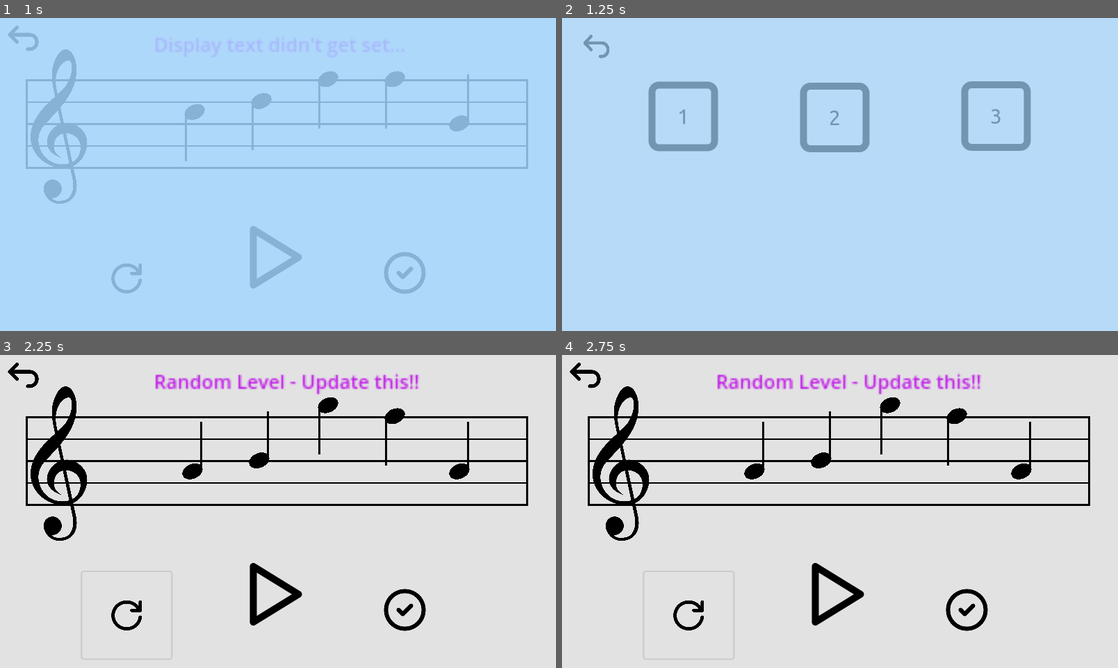
Above: before the commit, frames 1-4 (two rows, left to right).
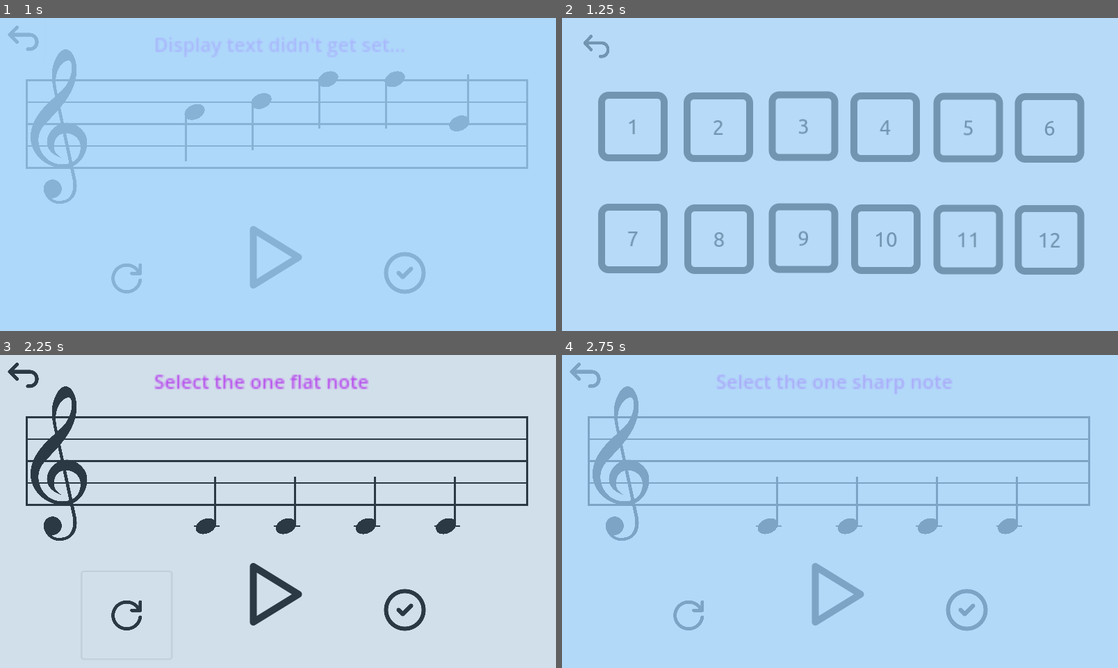
Above: after the commit, the same moments.

Repository: Sniggiho/COMP225-Reluna
Game: Godot game, scene res://Scenes/firstScene.tscn
Two runs of this game, one before a commit and one after it. Both use one fixed random seed, a clock stepped at 60 frames per second and the inputs below.
Inputs (mouse positions are in pixels of both pictures, inside the frame that each line leads up to):
- Up to frame 1 (1 s): click (22, 36) at 0.5 s
- Up to frame 2 (1.25 s): no input
- Up to frame 3 (2.25 s): click "1" at 1.25 s; click (127, 614) at 2.02 s
- Up to frame 4 (2.75 s): no input

Frame 1 is identical in both runs. In frame 2, 15% of the frame differs, in the area x 6-94%, y 20-82%; in frame 3, 8.6%; in frame 4, 100%, in the area x 0-100%, y 0-100%.

Commit message:
more tuts! and reset cycles through them

Diff:
--- a/Project/GLevelData.gd
+++ b/Project/GLevelData.gd
@@ -21,6 +21,7 @@
 # tutorial settings
 var notes : Array
 var detunedAmountsList : Array
+var currentTut : int
 
 # Debugger function printing all internal variables
 func printValues():
--- a/Project/Scenes/LevelManager/LevelManager.gd
+++ b/Project/Scenes/LevelManager/LevelManager.gd
@@ -136,14 +136,32 @@
 
 ## Call to keep a level manager around and generate new list of detuned notes, tune creator, etc.
 func _reset() -> void:
+	if GLevelData.tutorial: # if it's a tutorial, go to the next one
+		# TODO: this really shouldn't be in the reset button
+		var nextTutNum = GLevelData.currentTut + 1
+		var nextTut = GTutorialMenu.tutMenu[nextTutNum]
+
+		GLevelData.tutorial = true
+		GLevelData.bySharps = nextTut.bySharps
+		GLevelData.notes = nextTut.notes
+		GLevelData.detunedAmountsList = nextTut.detunedAmountsList
+		GLevelData.bpm = nextTut.bpm
+		GLevelData.numAccidentals = nextTut.numAccidentals
+		GLevelData.numNotes = len(nextTut.notes)
+		GLevelData.displayText = nextTut.displayText
+
+		GLevelData.currentTut = GLevelData.currentTut + 1
+
+		SceneTransition.change_scene("res://Scenes/firstScene.tscn")
+	else:
 	# TODO: update this to use GLevelData
-	GLevelData.displayText = "Random Level - Update this!!"
-	self.get_parent().find_child("DisplayText").refresh()
+		GLevelData.displayText = "Random Level - Update this!!"
+		self.get_parent().find_child("DisplayText").refresh()
 
-	path.get_child(0).progress_ratio = 0
-	deleteTuneCreator()
-	createListOfDetunedNotes(numNotes)
-	createTuneCreator(false)
+		path.get_child(0).progress_ratio = 0
+		deleteTuneCreator()
+		createListOfDetunedNotes(numNotes)
+		createTuneCreator(false)
 
 # Called when the node enters the scene tree for the first time.
 func _ready():
--- a/Project/Scenes/TutorialButton/tutorialButton.gd
+++ b/Project/Scenes/TutorialButton/tutorialButton.gd
@@ -14,8 +14,9 @@
 	GLevelData.bpm = tut.bpm
 	GLevelData.numAccidentals = tut.numAccidentals
 	GLevelData.numNotes = len(tut.notes)
+	GLevelData.displayText = tut.displayText
 
-	GLevelData.displayText = tut.displayText
+	GLevelData.currentTut = int(tutorialNum)
 
 	SceneTransition.change_scene("res://Scenes/firstScene.tscn")
 
--- a/Project/Scenes/tutorialScreen.tscn
+++ b/Project/Scenes/tutorialScreen.tscn
@@ -8,28 +8,100 @@
 script = ExtResource("1_yx5rl")
 
 [node name="level1" parent="." instance=ExtResource("1_ph1mo")]
-offset_left = 202.0
-offset_top = 115.0
-offset_right = 496.0
-offset_bottom = 451.0
+offset_left = 57.0
+offset_top = 144.0
+offset_right = 351.0
+offset_bottom = 480.0
 text = "1"
 tutorialNum = "1"
 
 [node name="level2" parent="." instance=ExtResource("1_ph1mo")]
-offset_left = 638.0
-offset_top = 118.0
-offset_right = 932.0
-offset_bottom = 454.0
+offset_left = 303.0
+offset_top = 146.0
+offset_right = 597.0
+offset_bottom = 482.0
 text = "2"
 tutorialNum = "2"
 
 [node name="level3" parent="." instance=ExtResource("1_ph1mo")]
-offset_left = 1102.0
-offset_top = 114.0
-offset_right = 1396.0
-offset_bottom = 450.0
+offset_left = 548.0
+offset_top = 143.0
+offset_right = 842.0
+offset_bottom = 479.0
 text = "3"
 tutorialNum = "3"
+
+[node name="level4" parent="." instance=ExtResource("1_ph1mo")]
+offset_left = 783.0
+offset_top = 146.0
+offset_right = 1077.0
+offset_bottom = 482.0
+text = "4"
+tutorialNum = "4"
+
+[node name="level5" parent="." instance=ExtResource("1_ph1mo")]
+offset_left = 1022.0
+offset_top = 147.0
+offset_right = 1316.0
+offset_bottom = 483.0
+text = "5"
+tutorialNum = "5"
+
+[node name="level6" parent="." instance=ExtResource("1_ph1mo")]
+offset_left = 1256.0
+offset_top = 148.0
+offset_right = 1550.0
+offset_bottom = 484.0
+text = "6"
+tutorialNum = "6"
+
+[node name="level7" parent="." instance=ExtResource("1_ph1mo")]
+offset_left = 57.0
+offset_top = 466.0
+offset_right = 351.0
+offset_bottom = 802.0
+text = "7"
+tutorialNum = "7"
+
+[node name="level8" parent="." instance=ExtResource("1_ph1mo")]
+offset_left = 305.0
+offset_top = 468.0
+offset_right = 599.0
+offset_bottom = 804.0
+text = "8"
+tutorialNum = "8"
+
+[node name="level9" parent="." instance=ExtResource("1_ph1mo")]
+offset_left = 548.0
+offset_top = 465.0
+offset_right = 842.0
+offset_bottom = 801.0
+text = "9"
+tutorialNum = "9"
+
+[node name="level10" parent="." instance=ExtResource("1_ph1mo")]
+offset_left = 785.0
+offset_top = 468.0
+offset_right = 1079.0
+offset_bottom = 804.0
+text = "10"
+tutorialNum = "10"
+
+[node name="level11" parent="." instance=ExtResource("1_ph1mo")]
+offset_left = 1022.0
+offset_top = 469.0
+offset_right = 1316.0
+offset_bottom = 805.0
+text = "11"
+tutorialNum = "11"
+
+[node name="level12" parent="." instance=ExtResource("1_ph1mo")]
+offset_left = 1256.0
+offset_top = 470.0
+offset_right = 1550.0
+offset_bottom = 806.0
+text = "12"
+tutorialNum = "12"
 
 [node name="backButton" type="Button" parent="."]
 offset_left = 42.0
--- a/Project/Tutorials/GTutorialMenu.gd
+++ b/Project/Tutorials/GTutorialMenu.gd
@@ -10,6 +10,8 @@
 var tut8 = TutorialLevel.new()
 var tut9 = TutorialLevel.new()
 var tut10 = TutorialLevel.new()
+var tut11 = TutorialLevel.new()
+var tut12 = TutorialLevel.new()
 
 var tutMenu = {
 	1: tut1,
@@ -21,7 +23,9 @@
 	7: tut7,
 	8: tut8,
 	9: tut9,
-	10: tut10
+	10: tut10,
+	11: tut11,
+	12: tut12
 }
 
 func _ready():
@@ -29,3 +33,12 @@
 	tut1.setup(true, ["c4","c4","c4","c4"], [0,0,-40,0], 100, 0, "Select the one flat note")
 	tut2.setup(true, ["c4","c4","c4","c4"], [0,40,0,0], 100, 0, "Select the one sharp note")
 	tut3.setup(true, ["c4","d4","e4","f4", "g4"], [0,0,0,-40,0], 100, 0, "Select the one flat note")
+	tut4.setup(true, ["c4","d4","e4","f4", "g4"], [0,0,0,0,40], 100, 0, "Select the one sharp note")
+	tut5.setup(true, ["c4","e4","g4","e4", "c4"], [0,40,0,0,0], 100, 0, "Select the one sharp note")
+	tut6.setup(true, ["c4","e4","g4","e4", "c4"], [0,0,-40,0,0], 100, 0, "Select the one flat note")
+	tut7.setup(true, ["a4","b4","c5","d5", "e5"], [0,40,0,0,0], 100, 0, "Select the one sharp note")
+	tut8.setup(true, ["a4","b4","c5","d5", "e5"], [0,0,0,0,-40], 100, 0, "Select the one flat note")
+	tut9.setup(true, ["a4","c5","e5","a5"], [0,0,0,-40], 100, 0, "Select the one flat note")
+	tut10.setup(true, ["a4","c5","e5","a5"], [0,40,0,0], 100, 0, "Select the one sharp note")
+	tut11.setup(false, ["f5","e5","d5","c5"], [0,0,-40,0], 100, 1, "Select the one flat note")
+	tut12.setup(false, ["f5","e5","d5","c5"], [0,0,0,40], 100, 0, "Select the one sharp note")
